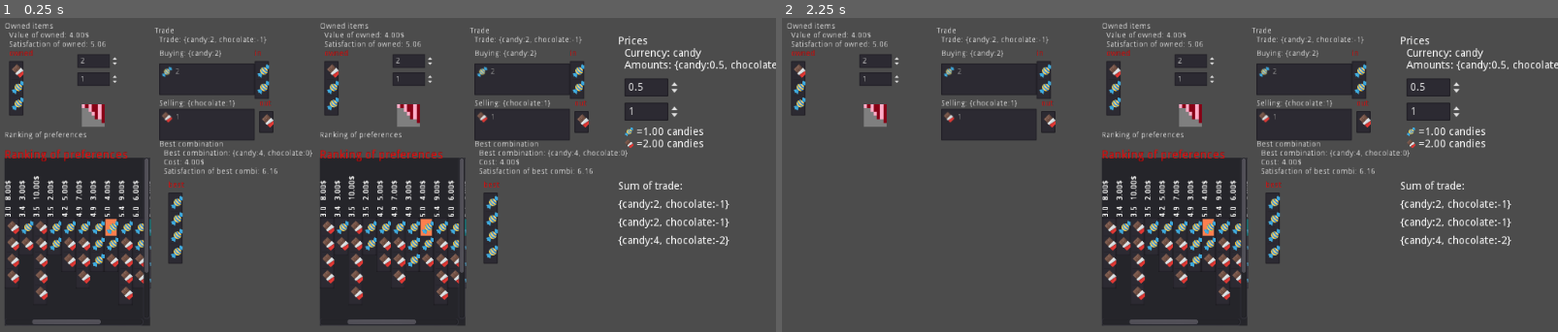
Above: before the commit, frames 1-2 (left to right).
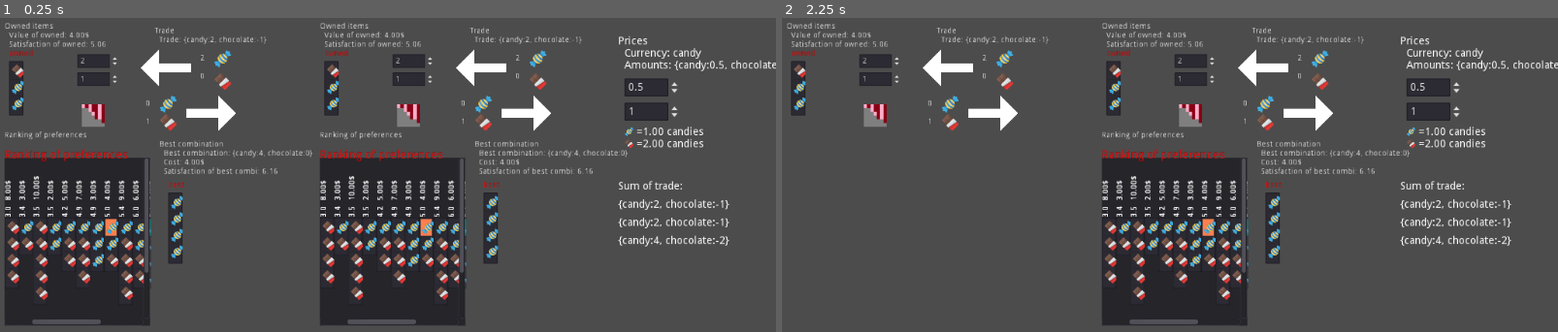
Above: after the commit, the same moments.

Repository: carlostgit/Prices
Game: Godot game, scene res://MainScene.tscn
The game is run twice, just before and just after one commit, with the same random seed, the same clock (stepped at 60 frames per second) and the same inputs. The engine's default icon, where the game draws it, is replaced by a stand-in: a white triangle on a blue panel in a dark square.
Inputs (mouse positions are in pixels of both pictures, inside the frame that each line leads up to):
- Up to frame 1 (0.25 s): no input
- Up to frame 2 (2.25 s): click (875, 115) at 0.52 s; click (875, 115) at 1.27 s; click (875, 115) at 2.02 s

The runs differ from the first frame. In frame 1, 6.6% of the frame differs, in the area x 6-76%, y 10-77%; in frame 2, 6.5%.

Commit message:
Añado flechas y labels para mostrar el Trade, para que sustituyan en el futuro a lo que estaba usando para eso mismo

Diff:
--- a/PersonScene.gd
+++ b/PersonScene.gd
@@ -208,6 +208,28 @@
 		var num_chocolate:float =abs(negative_combidict.get("chocolate"))
 		$Trade/ItemListSellingGoods.add_item(str(num_chocolate),reduced_chocolate_tex,false)
 
+	if positive_combidict.has("candy"):
+		var num_candy:float =positive_combidict.get("candy")
+		$Trade/LabelCandyBuying.set_text(str(num_candy))
+	else:
+		$Trade/LabelCandyBuying.set_text("0")
+
+	if positive_combidict.has("chocolate"):
+		var num_chocolate:float =positive_combidict.get("chocolate")
+		$Trade/LabelChocolateBuying.set_text(str(num_chocolate))
+	else:
+		$Trade/LabelChocolateBuying.set_text("0")
+
+	if negative_combidict.has("candy"):
+		var num_candy:float =abs(negative_combidict.get("candy"))
+		$Trade/LabelCandySelling.set_text(str(num_candy))
+
+	if negative_combidict.has("chocolate"):
+		var num_chocolate:float =abs(negative_combidict.get("chocolate"))
+		$Trade/LabelChocolateSelling.set_text(str(num_chocolate))
+
+
+
 # fin Prueba
 
 	emit_signal("trade_updated",self,trade_combidict)
--- a/PersonScene.tscn
+++ b/PersonScene.tscn
@@ -1,9 +1,11 @@
-[gd_scene load_steps=5 format=2]
+[gd_scene load_steps=7 format=2]
 
 [ext_resource path="res://PersonScene.gd" type="Script" id=1]
 [ext_resource path="res://ranking.png" type="Texture" id=2]
 [ext_resource path="res://CombinationItem.tscn" type="PackedScene" id=3]
 [ext_resource path="res://CombinationItemList.tscn" type="PackedScene" id=4]
+[ext_resource path="res://chocolate.png" type="Texture" id=5]
+[ext_resource path="res://candy.png" type="Texture" id=6]
 
 [node name="PersonScene" type="Node2D"]
 script = ExtResource( 1 )
@@ -89,51 +91,121 @@
 }
 
 [node name="LabelBuyingGoods" type="Label" parent="Trade"]
-margin_left = 8.0
-margin_top = 40.0
-margin_right = 128.0
-margin_bottom = 56.0
+visible = false
+margin_left = 248.0
+margin_top = 192.0
+margin_right = 368.0
+margin_bottom = 208.0
 text = "LabelBuyingGoods"
 __meta__ = {
 "_edit_use_anchors_": false
 }
 
 [node name="LabelSellingGoods" type="Label" parent="Trade"]
-margin_left = 8.0
+visible = false
+margin_left = 248.0
+margin_top = 288.0
+margin_right = 408.0
+margin_bottom = 302.0
+text = "LabelSellingGoods"
+__meta__ = {
+"_edit_use_anchors_": false
+}
+
+[node name="CombinationItemBuyingGoods" parent="Trade" instance=ExtResource( 3 )]
+visible = false
+margin_left = 424.0
+margin_top = 216.0
+margin_right = 448.0
+margin_bottom = 296.0
+
+[node name="CombinationItemSellingGoods" parent="Trade" instance=ExtResource( 3 )]
+visible = false
+margin_left = 432.0
+margin_top = 320.0
+margin_right = 456.0
+margin_bottom = 392.0
+
+[node name="ItemListBuyingGoods" type="ItemList" parent="Trade"]
+visible = false
+margin_left = 248.0
+margin_top = 216.0
+margin_right = 416.0
+margin_bottom = 272.0
+__meta__ = {
+"_edit_use_anchors_": false
+}
+
+[node name="ItemListSellingGoods" type="ItemList" parent="Trade"]
+visible = false
+margin_left = 248.0
+margin_top = 312.0
+margin_right = 416.0
+margin_bottom = 368.0
+__meta__ = {
+"_edit_use_anchors_": false
+}
+
+[node name="Polygon2DBuying" type="Polygon2D" parent="Trade"]
+position = Vector2( -16, 64 )
+polygon = PoolVector2Array( -8, 8, 24, 40, 24, 16, 80, 16, 80, 0, 24, 0, 24, -24 )
+
+[node name="Polygon2DSelling" type="Polygon2D" parent="Trade"]
+position = Vector2( 136, 144 )
+scale = Vector2( -1, 1 )
+polygon = PoolVector2Array( -8, 8, 24, 40, 24, 16, 80, 16, 80, 8, 80, 0, 24, 0, 24, -24 )
+
+[node name="chocolateBuying" type="Sprite" parent="Trade"]
+position = Vector2( 120, 96 )
+scale = Vector2( 0.5, 0.5 )
+texture = ExtResource( 5 )
+
+[node name="chocolateSelling" type="Sprite" parent="Trade"]
+position = Vector2( 24, 168 )
+scale = Vector2( 0.5, 0.5 )
+texture = ExtResource( 5 )
+
+[node name="candyBuying" type="Sprite" parent="Trade"]
+position = Vector2( 120, 56 )
+scale = Vector2( 0.5, 0.5 )
+texture = ExtResource( 6 )
+
+[node name="candySelling" type="Sprite" parent="Trade"]
+position = Vector2( 24, 136 )
+scale = Vector2( 0.5, 0.5 )
+texture = ExtResource( 6 )
+
+[node name="LabelCandyBuying" type="Label" parent="Trade"]
+margin_left = 80.0
+margin_top = 48.0
+margin_right = 96.0
+margin_bottom = 64.0
+text = "0"
+__meta__ = {
+"_edit_use_anchors_": false
+}
+
+[node name="LabelCandySelling" type="Label" parent="Trade"]
+margin_left = -16.0
 margin_top = 128.0
-margin_right = 168.0
-margin_bottom = 142.0
-text = "LabelSellingGoods"
-__meta__ = {
-"_edit_use_anchors_": false
-}
-
-[node name="CombinationItemBuyingGoods" parent="Trade" instance=ExtResource( 3 )]
-margin_left = 176.0
-margin_top = 40.0
-margin_right = 200.0
-margin_bottom = 120.0
-
-[node name="CombinationItemSellingGoods" parent="Trade" instance=ExtResource( 3 )]
-margin_left = 184.0
-margin_top = 128.0
-margin_right = 208.0
-margin_bottom = 200.0
-
-[node name="ItemListBuyingGoods" type="ItemList" parent="Trade"]
-margin_left = 8.0
-margin_top = 64.0
-margin_right = 176.0
-margin_bottom = 120.0
-__meta__ = {
-"_edit_use_anchors_": false
-}
-
-[node name="ItemListSellingGoods" type="ItemList" parent="Trade"]
-margin_left = 8.0
-margin_top = 144.0
-margin_right = 176.0
-margin_bottom = 200.0
+margin_bottom = 144.0
+text = "0"
+__meta__ = {
+"_edit_use_anchors_": false
+}
+
+[node name="LabelChocolateBuying" type="Label" parent="Trade"]
+margin_left = 80.0
+margin_top = 80.0
+margin_right = 96.0
+margin_bottom = 96.0
+text = "0"
+
+[node name="LabelChocolateSelling" type="Label" parent="Trade"]
+margin_left = -16.0
+margin_top = 160.0
+margin_bottom = 176.0
+text = "0"
 __meta__ = {
 "_edit_use_anchors_": false
 }
